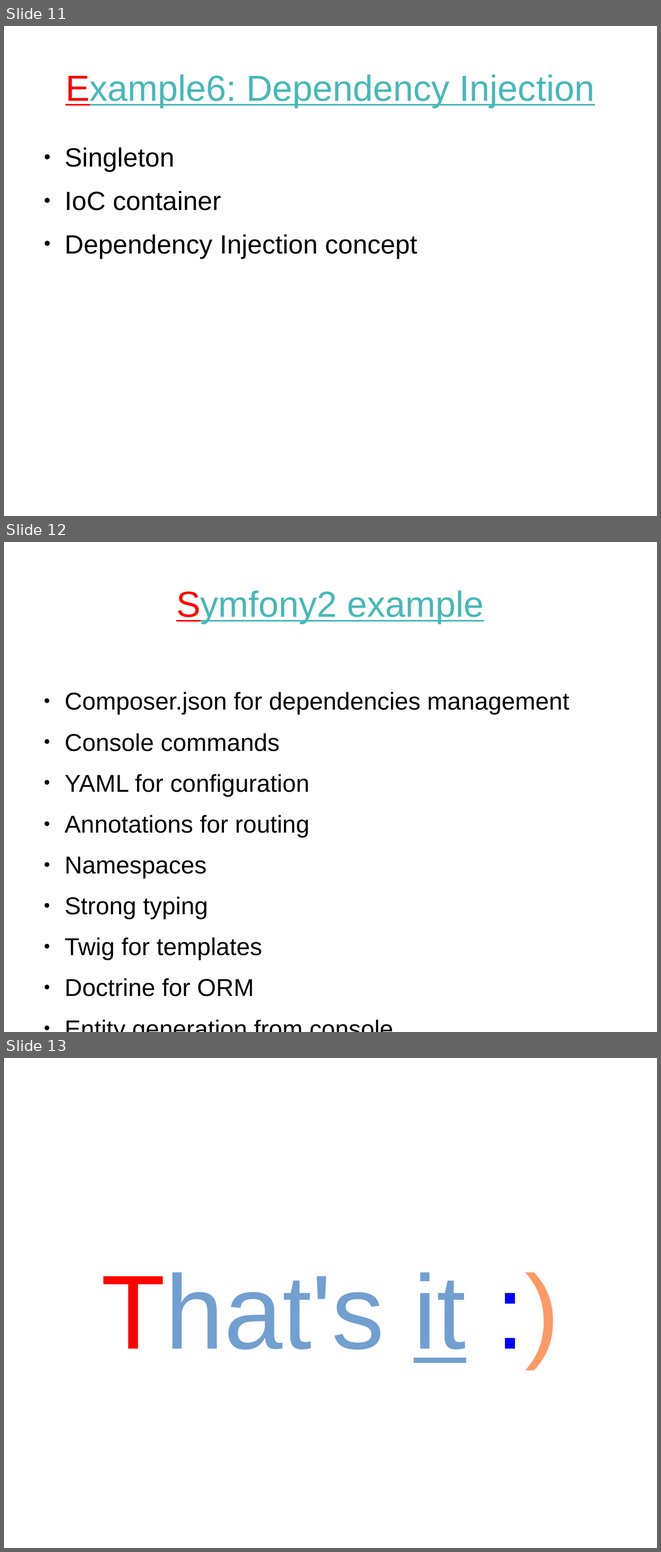
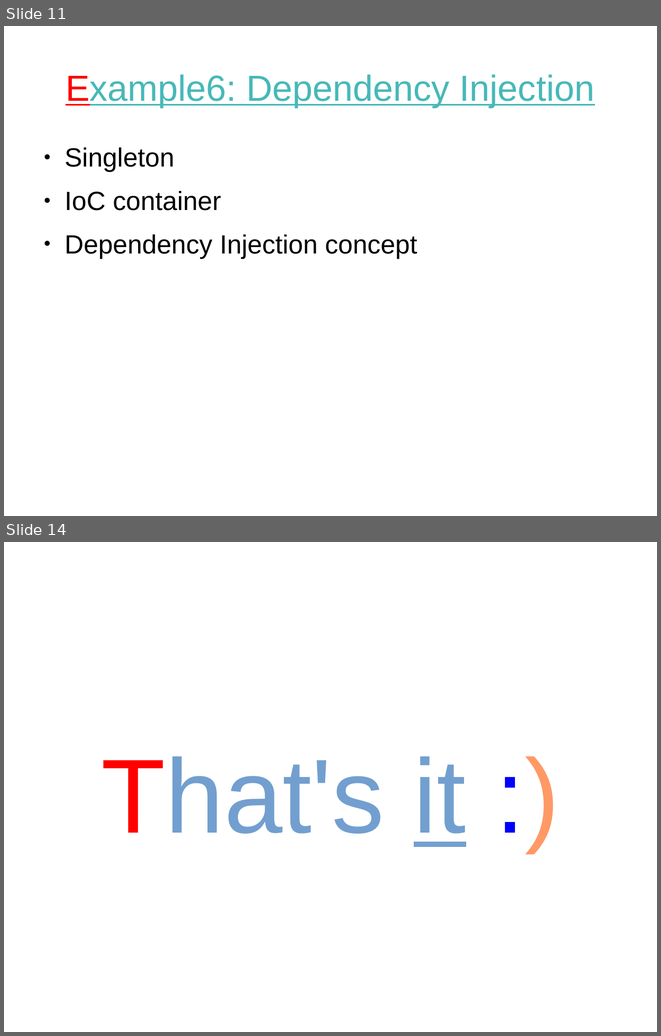
Before and after one commit to tautvilas/frameworks-lecture, a slide deck: doc/presentation.odp. Shown one above the other, each under a label of ours: slides 11, 12 and 13 before the commit, slides 11 and 14 after it; the slides between them are not shown. The pictures are 661x1552 and 661x1036 pixels, drawn with LibreOffice and Linux fonts; fonts in the diff are those of the drawing. Boxes give left, top, right and bottom in pixels: in the first picture for what was removed or moved away, otherwise in the second. Text is boxed around its words. In the diff, an @@ line names an element or a change of style, - is before the commit and + after.

```diff
--- a/doc/presentation.odp
+++ b/doc/presentation.odp
@@ slide 12 removed at box(4, 542, 657, 1032), background #FFFFFF @@
@@ title removed at box(176, 590, 484, 623) @@
-Symfony2 example
@@ text removed at box(64, 691, 569, 996) @@
-● Composer.json for dependencies management
-● Console commands
-● YAML for configuration
-● Annotations for routing
-● Namespaces
-● Strong typing
-● Twig for templates
-● Doctrine for ORM
-● Entity generation from console
@@ what was slide 13 is now slide 14 @@
```
Also in this commit, not shown: 5 slides changed, 3 slides added, 1 other slide removed, 3 other files.
